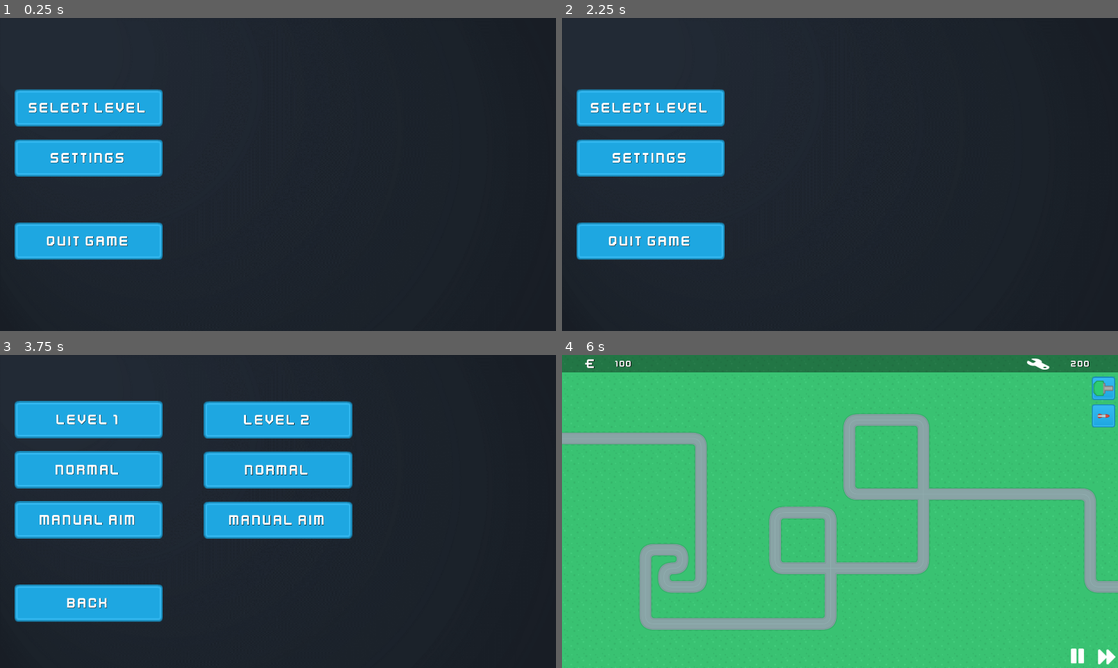
Above: before the commit, frames 1-4 (two rows, left to right).
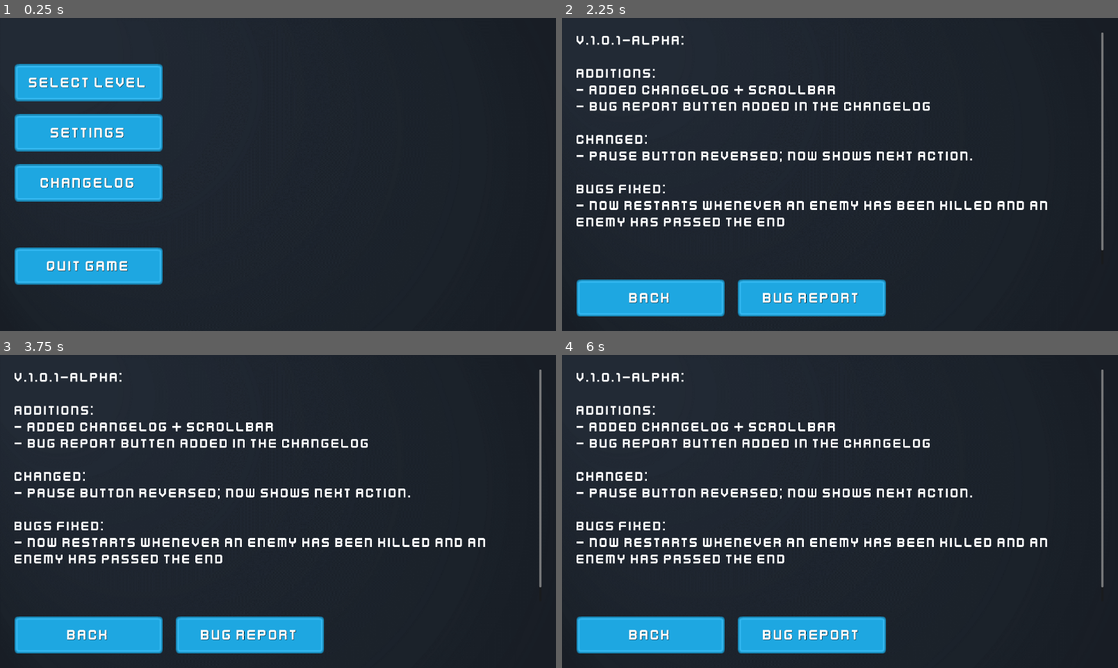
Above: after the commit, the same moments.

Repository: Sondervick/PWS-TowerDefense-Game
Game: Godot game, scene res://Scenes/scene_handler.tscn
The game is run twice, just before and just after one commit, with the same random seed, the same clock (stepped at 60 frames per second) and the same inputs.
Inputs (mouse positions are in pixels of both pictures, inside the frame that each line leads up to):
- Up to frame 1 (0.25 s): no input
- Up to frame 2 (2.25 s): click "SELECT LEVEL" at 0.5 s; click "BACK" at 1.25 s; click (650, 183) at 2 s, where only the run after the commit has a clickable "CHANGELOG"
- Up to frame 3 (3.75 s): click (250, 633) at 2.75 s, where only the run after the commit has a clickable "BUG REPORT"; click (88, 445) at 3.5 s, where only the run before the commit has a clickable "SELECT LEVEL"
- Up to frame 4 (6 s): click (650, 420) at 4.25 s, where only the run before the commit has a clickable "LEVEL 1"; click (650, 420) at 5 s, where only the run before the commit has a clickable "LEVEL 1"; click (650, 470) at 5.75 s, where only the run before the commit has a clickable "NORMAL"

The runs differ from the first frame. In frame 1, 13% of the frame differs, in the area x 2-30%, y 14-86%; in frame 2, 20%; in frame 3, 32%; in frame 4, 100%, in the area x 0-100%, y 0-100%.

Commit message:
:sparkles: :bug: fixed issues
:sparkles: added changelog
:bug: fixed: game not restarting after having killed 1 enemy and the rest going thru

Diff:
--- a/Scenes/Enemies/Enemies.gd
+++ b/Scenes/Enemies/Enemies.gd
@@ -40,8 +40,7 @@
 	if progress_ratio == 1.0:
 		#Send out the signal named base damage
 		emit_signal("base_damage", damage)
-		#Delete the enemy from the scene
-		queue_free()
+		on_destroy()
 	#we want it to execute the move function
 	move(delta)
 
--- a/Scenes/GameScene.tscn
+++ b/Scenes/GameScene.tscn
@@ -97,7 +97,6 @@
 custom_minimum_size = Vector2(80, 80)
 layout_mode = 2
 toggle_mode = true
-button_pressed = true
 texture_normal = ExtResource("7_x0hlq")
 texture_pressed = ExtResource("8_arcmb")
 stretch_mode = 0
--- /dev/null
+++ b/Scenes/UIScenes/Changelog.gd
@@ -0,0 +1,8 @@
+extends Control
+
+func _on_back_pressed():
+	get_tree().reload_current_scene()
+
+
+func _on_bug_report_pressed():
+	OS.shell_open("https://forms.office.com/e/zpKjAB8cDJ")
--- /dev/null
+++ b/Scenes/UIScenes/Changelog.tscn
@@ -0,0 +1,122 @@
+[gd_scene load_steps=6 format=3 uid="uid://bemv1hb1pw5x6"]
+
+[ext_resource type="Texture2D" uid="uid://baholcpylc6vw" path="res://Assets/UI/Art/BackGround.png" id="1_ae633"]
+[ext_resource type="Script" path="res://Scenes/UIScenes/Changelog.gd" id="1_wptyh"]
+[ext_resource type="Texture2D" uid="uid://ds3vslk1bs1wl" path="res://Assets/UI/Buttons/blue_button03.png" id="2_j7rn0"]
+[ext_resource type="Texture2D" uid="uid://c13a14crm6jq2" path="res://Assets/UI/Buttons/blue_button05.png" id="3_j1xqj"]
+[ext_resource type="FontFile" uid="uid://cmvhle8a2rai2" path="res://Assets/Fonts/Kenney Future Narrow.ttf" id="4_d3ogv"]
+
+[node name="Changelog" type="Control"]
+layout_mode = 3
+anchors_preset = 15
+anchor_right = 1.0
+anchor_bottom = 1.0
+grow_horizontal = 2
+grow_vertical = 2
+script = ExtResource("1_wptyh")
+
+[node name="BG" type="TextureRect" parent="."]
+layout_mode = 1
+anchors_preset = 15
+anchor_right = 1.0
+anchor_bottom = 1.0
+grow_horizontal = 2
+grow_vertical = 2
+texture = ExtResource("1_ae633")
+
+[node name="Margin" type="MarginContainer" parent="."]
+layout_mode = 1
+anchors_preset = 15
+anchor_right = 1.0
+anchor_bottom = 1.0
+grow_horizontal = 2
+grow_vertical = 2
+theme_override_constants/margin_left = 50
+theme_override_constants/margin_top = 50
+theme_override_constants/margin_right = 50
+theme_override_constants/margin_bottom = 50
+
+[node name="HBC" type="HBoxContainer" parent="Margin"]
+layout_mode = 2
+size_flags_vertical = 8
+theme_override_constants/separation = 45
+
+[node name="Back" type="TextureButton" parent="Margin/HBC"]
+custom_minimum_size = Vector2(512, 128)
+layout_mode = 2
+size_flags_horizontal = 0
+size_flags_vertical = 8
+texture_normal = ExtResource("2_j7rn0")
+texture_pressed = ExtResource("3_j1xqj")
+stretch_mode = 0
+
+[node name="Label" type="Label" parent="Margin/HBC/Back"]
+layout_mode = 1
+anchors_preset = 15
+anchor_right = 1.0
+anchor_bottom = 1.0
+grow_horizontal = 2
+grow_vertical = 2
+theme_override_colors/font_shadow_color = Color(0, 0, 0, 0.870588)
+theme_override_fonts/font = ExtResource("4_d3ogv")
+theme_override_font_sizes/font_size = 52
+text = "BACK"
+horizontal_alignment = 1
+vertical_alignment = 1
+
+[node name="BugReport" type="TextureButton" parent="Margin/HBC"]
+custom_minimum_size = Vector2(512, 128)
+layout_mode = 2
+size_flags_horizontal = 0
+size_flags_vertical = 0
+texture_normal = ExtResource("2_j7rn0")
+texture_pressed = ExtResource("3_j1xqj")
+stretch_mode = 0
+
+[node name="Label" type="Label" parent="Margin/HBC/BugReport"]
+layout_mode = 1
+anchors_preset = 15
+anchor_right = 1.0
+anchor_bottom = 1.0
+grow_horizontal = 2
+grow_vertical = 2
+theme_override_colors/font_shadow_color = Color(0, 0, 0, 0.870588)
+theme_override_fonts/font = ExtResource("4_d3ogv")
+theme_override_font_sizes/font_size = 52
+text = "BUG REPORT"
+horizontal_alignment = 1
+vertical_alignment = 1
+
+[node name="ScrollContainer" type="ScrollContainer" parent="Margin"]
+custom_minimum_size = Vector2(0, 800)
+layout_mode = 2
+size_flags_vertical = 0
+
+[node name="VBoxContainer" type="VBoxContainer" parent="Margin/ScrollContainer"]
+custom_minimum_size = Vector2(1820, 0)
+layout_mode = 2
+
+[node name="Label" type="Label" parent="Margin/ScrollContainer/VBoxContainer"]
+custom_minimum_size = Vector2(0, 824)
+layout_mode = 2
+size_flags_vertical = 0
+theme_override_fonts/font = ExtResource("4_d3ogv")
+theme_override_font_sizes/font_size = 48
+text = "V.1.0.1-ALPHA:
+
+Additions:
+- Added changelog + scrollbar
+- Bug report butten added in the changelog
+
+Changed:
+- Pause button reversed; now shows next action.
+
+Bugs fixed:
+- Now restarts whenever an enemy has been killed and an enemy has passed the end
+
+
+secret :p"
+autowrap_mode = 2
+
+[connection signal="pressed" from="Margin/HBC/Back" to="." method="_on_back_pressed"]
+[connection signal="pressed" from="Margin/HBC/BugReport" to="." method="_on_bug_report_pressed"]
--- a/Scenes/UIScenes/main_menu.tscn
+++ b/Scenes/UIScenes/main_menu.tscn
@@ -85,6 +85,28 @@
 horizontal_alignment = 1
 vertical_alignment = 1
 
+[node name="Changelog" type="TextureButton" parent="Margin/VBC"]
+custom_minimum_size = Vector2(512, 128)
+layout_mode = 2
+size_flags_horizontal = 0
+texture_normal = ExtResource("2_mldj6")
+texture_pressed = ExtResource("3_kstto")
+stretch_mode = 0
+
+[node name="Label" type="Label" parent="Margin/VBC/Changelog"]
+layout_mode = 1
+anchors_preset = 15
+anchor_right = 1.0
+anchor_bottom = 1.0
+grow_horizontal = 2
+grow_vertical = 2
+theme_override_colors/font_shadow_color = Color(0, 0, 0, 0.870588)
+theme_override_fonts/font = ExtResource("4_tlfqy")
+theme_override_font_sizes/font_size = 52
+text = "CHANGELOG"
+horizontal_alignment = 1
+vertical_alignment = 1
+
 [node name="DIV" type="Control" parent="Margin/VBC"]
 custom_minimum_size = Vector2(0, 69)
 layout_mode = 2
--- a/Scenes/scene_handler.gd
+++ b/Scenes/scene_handler.gd
@@ -10,6 +10,7 @@
 	get_node("MainMenu/Margin/VBC/LevelSelect").pressed.connect(onLevelSelectPressed)
 	#Same idea as before.
 	get_node("MainMenu/Margin/VBC/Quit").pressed.connect(onQuit)
+	get_node("MainMenu/Margin/VBC/Changelog").pressed.connect(onChangelog)
 
 func onLevelSelectPressed():
 	#Get the main menu, and remove it.
@@ -26,6 +27,14 @@
 	#quits the game
 	get_tree().quit()
 
+func onChangelog():
+	#Removes the gamescene node
+	get_node("MainMenu").queue_free()
+	#loads the main menu
+	var changelog = load("res://Scenes/UIScenes/Changelog.tscn").instantiate()
+	#Adds it to the scene handler
+	add_child(changelog)
+
 func unload_game(result):
 	#Removes the gamescene node
 	get_node("GameScene").queue_free()
Not shown, changed: export_presets.cfg
